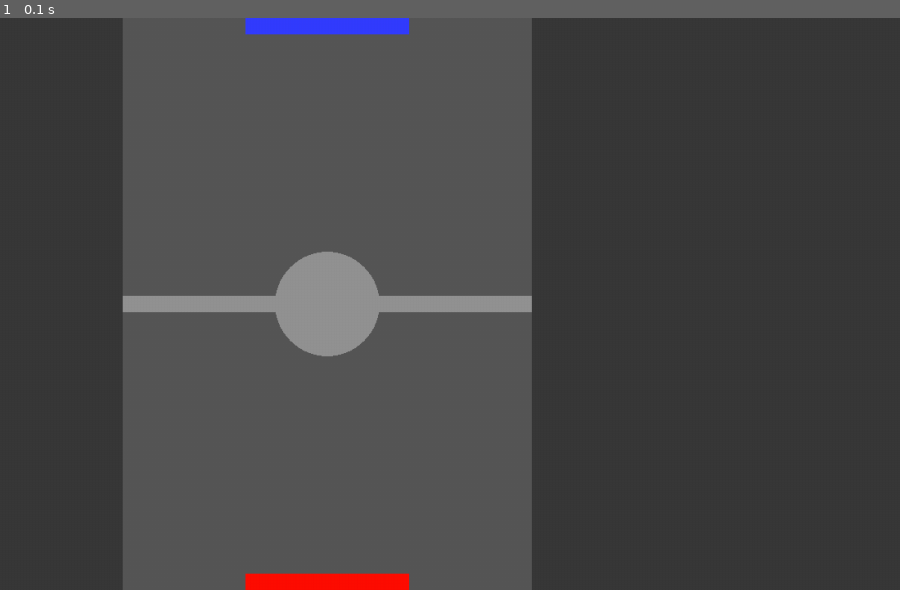
Above: before the commit, frame 1.
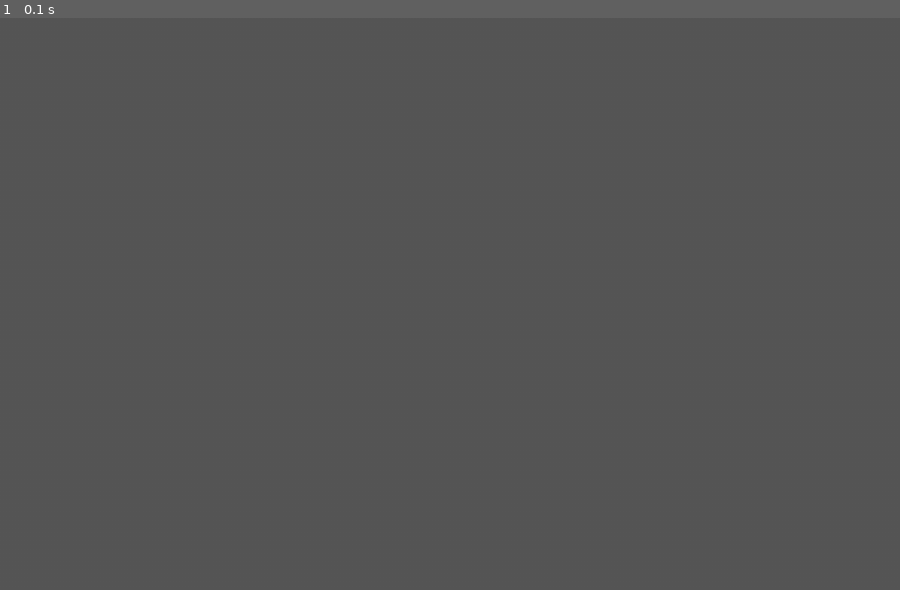
Above: after the commit, the same moment.

Repository: sofi1221/yandex_pygame
Game: pygame game, started from project.py
The game is run twice, just before and just after one commit, with the same random seed, the same clock (stepped at 60 frames per second) and the same inputs.
Inputs:
- Up to frame 1 (0.1 s): no input

The runs differ from the first frame. In frame 1, 58% of the frame differs, in the area x 0-100%, y 0-100%.

Commit message:
Добавлены классы

Diff:
--- a/project.py
+++ b/project.py
@@ -1,30 +1,42 @@
 import pygame
+import random
 
 pygame.init()
 size = width, height = 1100, 700
 screen = pygame.display.set_mode(size)
+pos = (400, 350 + 175)
+pos_vrag = (400, 175)
+pos_shaiba = (400, 350)
+x = 0
+v_x = 0
+v_y = 0
+n = 0
+
+schet_igr = 0
+schet_comp = 0
+obsh_igr = 0
+obsh_comp = 0
+
+theme = 0
+level = 0
+
+screen.fill((87, 87, 87))
 
 
-def draw():
-    # screen.fill((204, 202, 202))  # светлая тема
-    screen.fill((57, 57, 57))  # темная тема
-    pygame.draw.rect(screen, pygame.Color(87, 87, 87), (150, 0, 500, 700), 0)
-    # pygame.draw.rect(screen, pygame.Color(230, 230, 230), (150, 0, 500, 700), 0)
-    pygame.draw.rect(screen, pygame.Color(147, 147, 147), (150, 340, 500, 20), 0)
-    pygame.draw.circle(screen, (147, 147, 147), (400, 350), 64)
-    pygame.draw.rect(screen, pygame.Color(255, 13, 0), (300, 680, 200, 20), 0)
-    pygame.draw.rect(screen, pygame.Color(51, 61, 255), (300, 0, 200, 20), 0)
-
-def otbit():
-    global v_x, v_y
-    if (pos[0] - pos_shaiba[0]) ** 2 + (pos[1] - pos_shaiba[1]) ** 2 <= 40 ** 2:
-        v_x = (-pos[0] + pos_shaiba[0]) // 5
-        v_y = (-pos[1] + pos_shaiba[1]) // 5
-    if (pos_vrag[0] - pos_shaiba[0]) ** 2 + (pos_vrag[1] - pos_shaiba[1]) ** 2 <= 40 ** 2:
-        v_x = (-pos_vrag[0] + pos_shaiba[0]) // 5
-        v_y = (-pos_vrag[1] + pos_shaiba[1]) // 5
+class Hokkey:  # аэрохокей
+    pass
 
 
+class Board:
+    pass
+    # создание поля
+
+
+class Minesweeper(Board):  # сапер
+    pass
+
+
+# hokkey.draw()
 pygame.display.flip()
 running = True
 clock = pygame.time.Clock()
@@ -32,6 +44,7 @@
     for event in pygame.event.get():
         if event.type == pygame.QUIT:
             running = False
-    draw()
+
     pygame.display.flip()
-    clock.tick(24)
+    clock.tick(25)
+# print(time, comp, igr)
